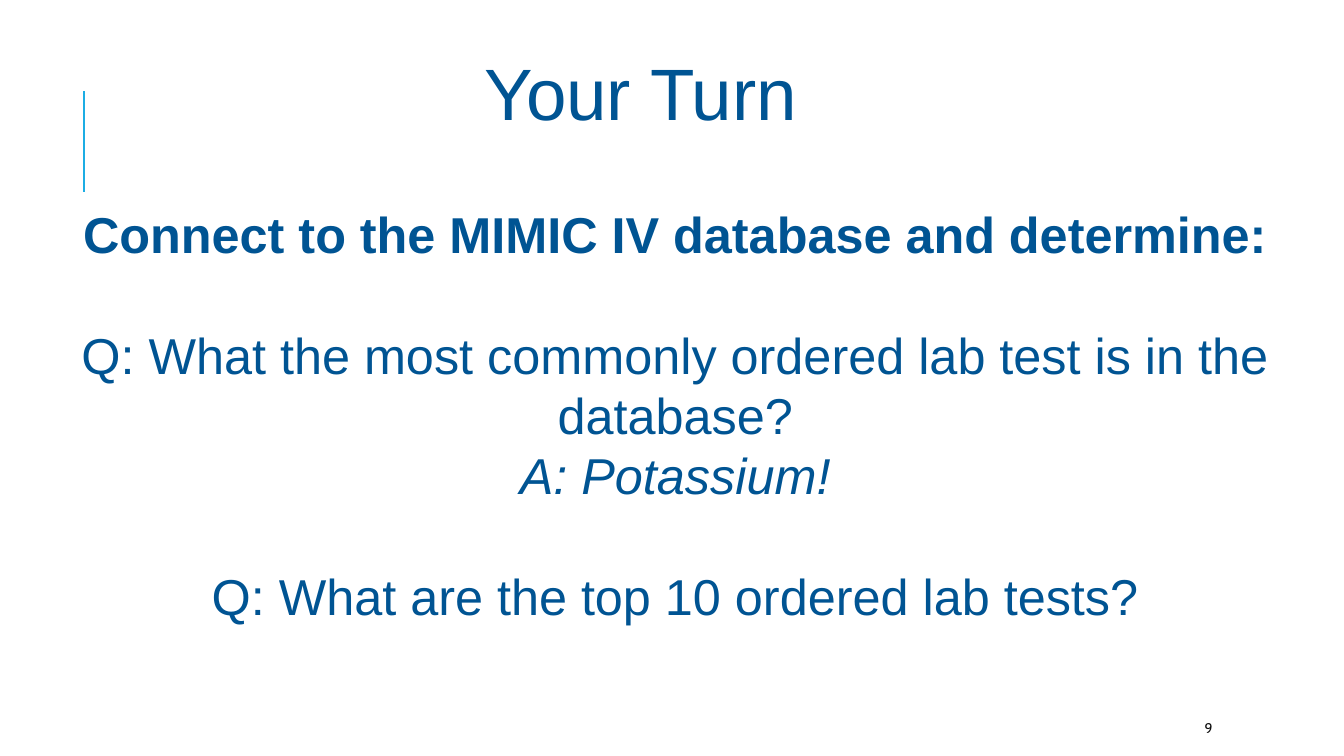
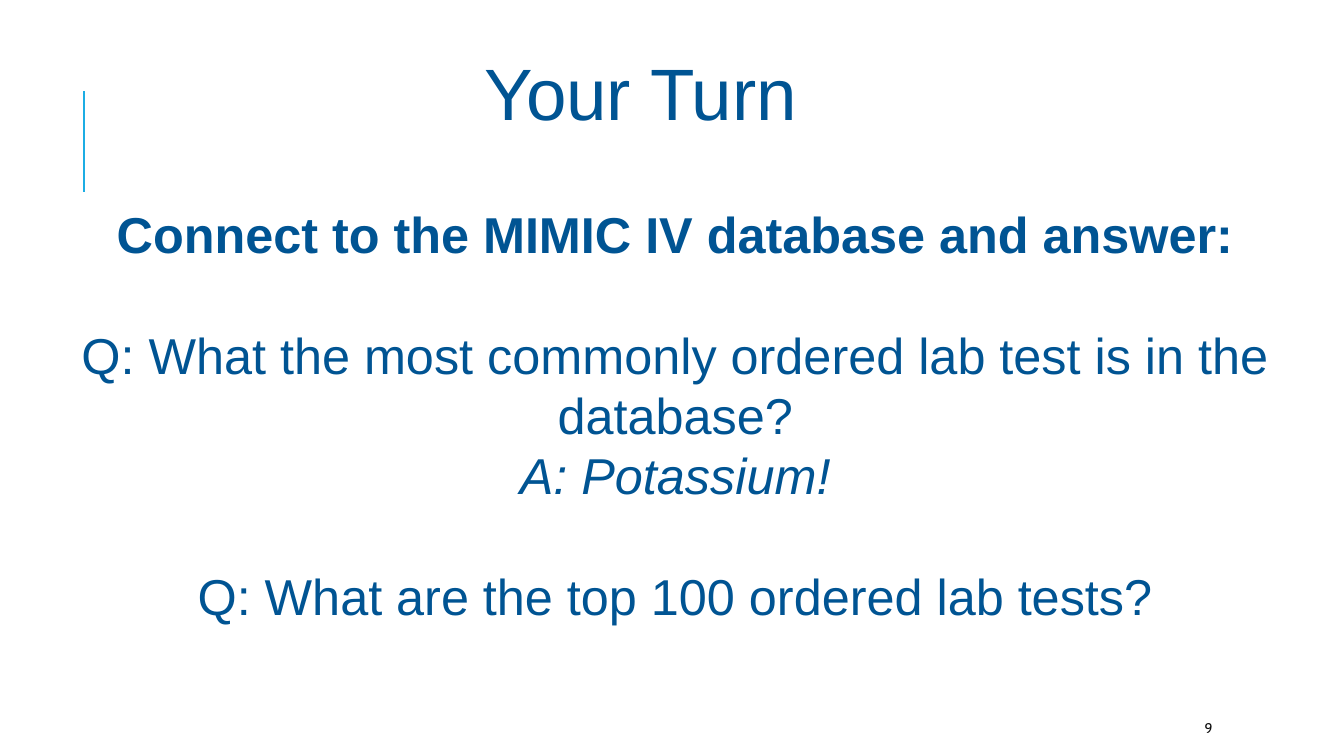
Before and after one commit to amromeo/api_r_int_db_24, a slide deck: slide 9 of presentations/03 - Joins.pptx. Drawn at 1344x756 pixels with LibreOffice and Linux fonts; fonts in the diff are those of the drawing; background and template pictures are left out. Boxes give left, top, right and bottom in pixels: in the first picture for what was removed or moved away, otherwise in the second. Text is boxed around its words. In the diff, an @@ line names an element or a change of style, - is before the commit and + after.

```diff
--- a/presentations/03 - Joins.pptx
+++ b/presentations/03 - Joins.pptx
@@ text at (x1=117, y1=216, x2=1233, y2=254): text changed @@
-Connect to the MIMIC IV database and determine:
+Connect to the MIMIC IV database and answer:
@@ text at (x1=198, y1=578, x2=1152, y2=625): text changed @@
-Q: What are the top 10 ordered lab tests?
+Q: What are the top 100 ordered lab tests?
```
Also in this commit, not shown: 9 other slides changed, 42 slides added, 7 slides removed.
